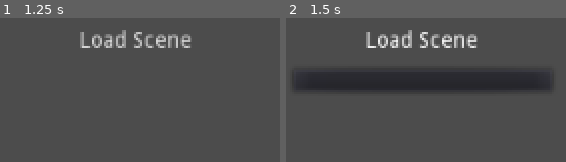
Above: before the commit, frames 1-2 (left to right).
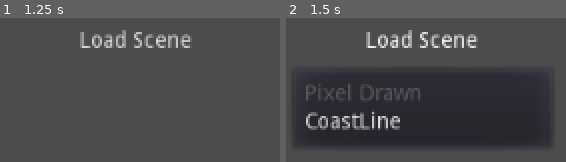
Above: after the commit, the same moments.

Repository: MichaelReel/2DMapGen_2023
Game: Godot game, scene res://Main/Main.tscn
Same seed, same stepped clock (60 frames per second), same inputs: the game is played once before the commit and once after it.
Inputs:
- Up to frame 1 (1.25 s): tap Enter at 0.5 s
- Up to frame 2 (1.5 s): click "Load Scene" at 1.25 s

Frame 1 is identical in both runs. In frame 2, 31% of the frame differs, in the area x 2-95%, y 45-89%.

Commit message:
Added the bare-bones of a new CoastLine experiment

Diff:
--- a/Main/MenuButton.gd
+++ b/Main/MenuButton.gd
@@ -1,7 +1,7 @@
 extends MenuButton
 
 const CATEGORIES := {
-#	"Pixel Drawn" : "res://PixelDrawn",
+	"Pixel Drawn" : "res://PixelDrawn",
 #	"Vector Drawn" : "res://VectorDrawn",
 #	"Shader Drawn" : "res://ShaderDrawn",
 }
--- /dev/null
+++ b/PixelDrawn/CoastLine.gd
@@ -0,0 +1,17 @@
+extends TextureRect
+
+onready var image := Image.new()
+onready var imageTexture := ImageTexture.new()
+
+const SEA_COLOR := Color8(32, 32, 128, 255)
+const COAST_COLOR := Color8(128, 128, 32, 255)
+const RIVER_COLOR := Color8(128, 32, 32, 255)
+const LAND_COLOR := Color8(32, 128, 32, 255)
+
+func _ready() -> void:
+	image.create(int(rect_size.x), int(rect_size.y), false, Image.FORMAT_RGBA8)
+
+func _process(_delta) -> void:
+	image.fill(SEA_COLOR)
+	imageTexture.create_from_image(image)
+	texture = imageTexture
--- /dev/null
+++ b/PixelDrawn/CoastLine.tscn
@@ -0,0 +1,8 @@
+[gd_scene load_steps=2 format=2]
+
+[ext_resource path="res://PixelDrawn/CoastLine.gd" type="Script" id=1]
+
+[node name="CoastLine" type="TextureRect"]
+anchor_right = 1.0
+anchor_bottom = 1.0
+script = ExtResource( 1 )
Not shown, changed: README.md
